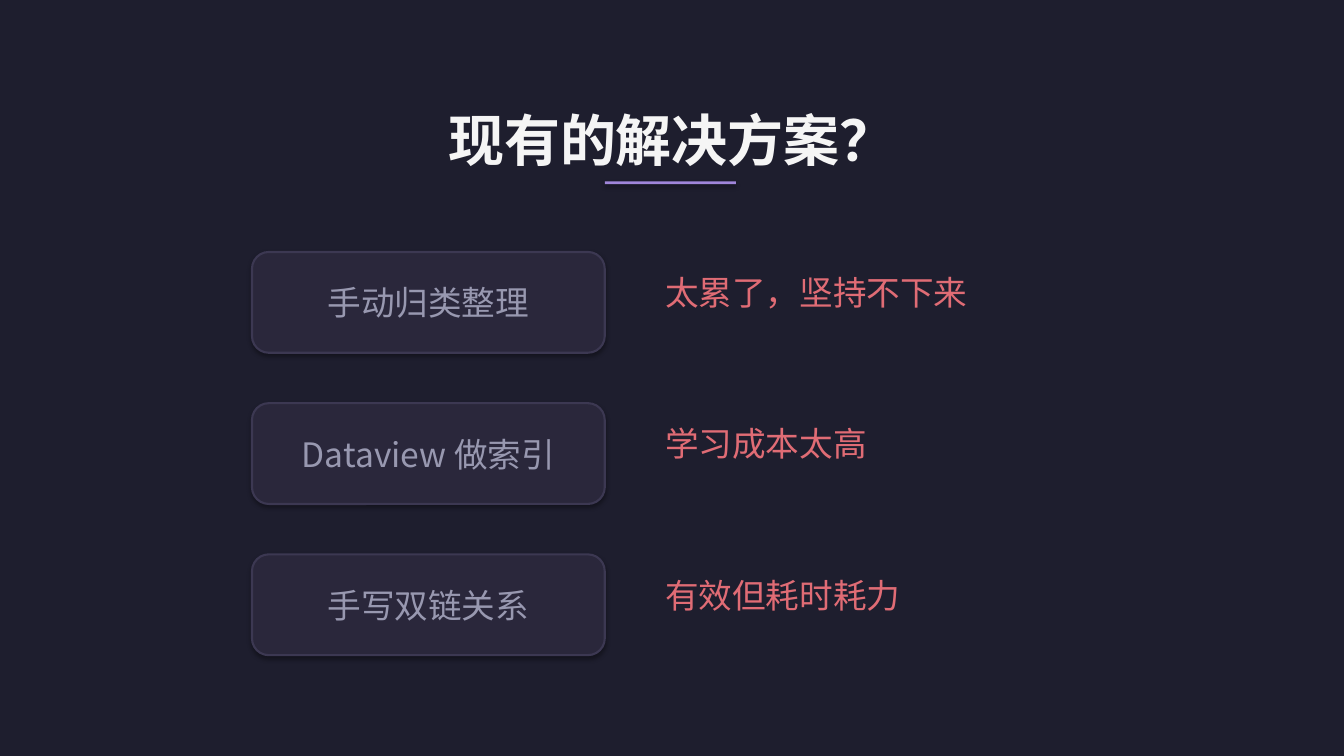
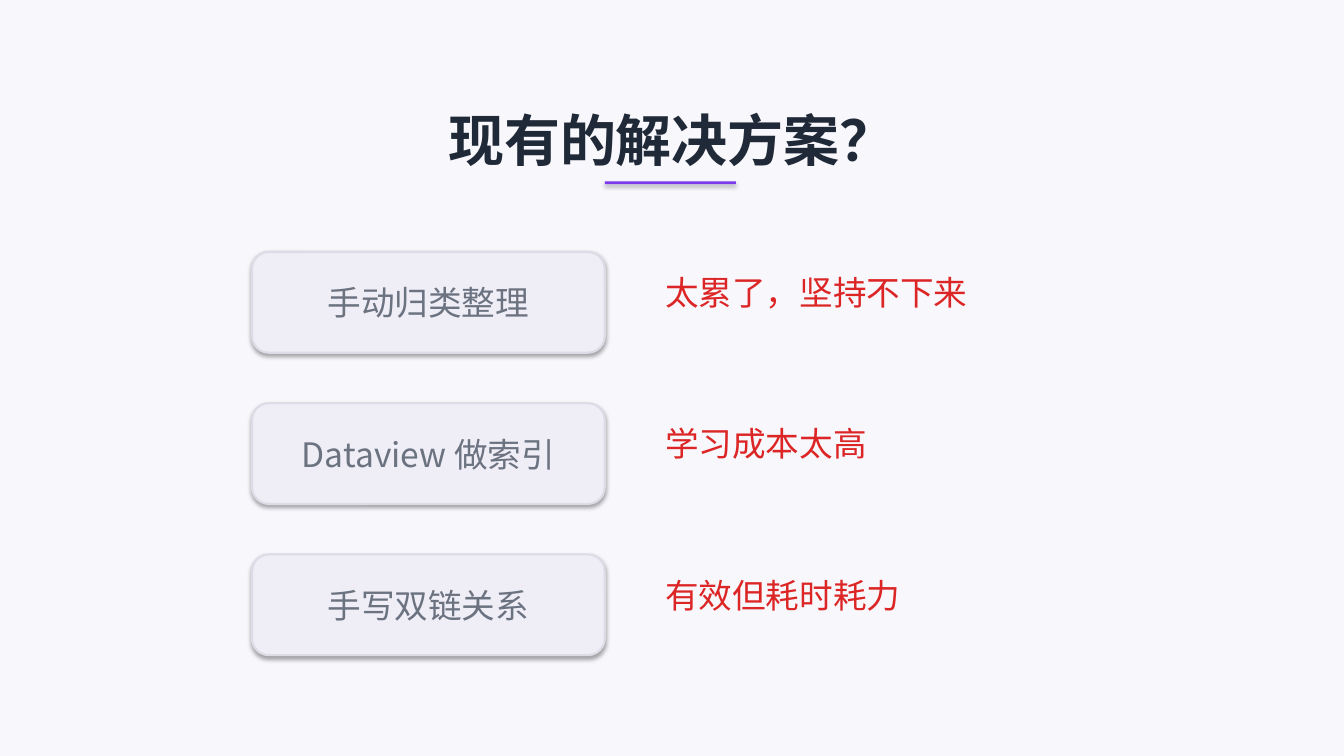
Before and after one commit to graceruowenwang/obsidian-second-brain, a slide deck: slide 4 of site/SecondBrain-Bilibili.pptx. Drawn at 1344x756 pixels with LibreOffice and Linux fonts; fonts in the diff are those of the drawing. Boxes give left, top, right and bottom in pixels: in the first picture for what was removed or moved away, otherwise in the second. Text is boxed around its words. In the diff, an @@ line names an element or a change of style, - is before the commit and + after.

```diff
--- a/site/SecondBrain-Bilibili.pptx
+++ b/site/SecondBrain-Bilibili.pptx
@@ background #1E1E2E to #F8F7FC @@
@@ text "现有的解决方案？" at (448, 113, 896, 166): text colour #F5F5F5 to #1F2937 @@
@@ rectangle at (605, 181, 736, 185): fill #A086DA to #7C3AED @@
@@ text colour #9898B0 to #6B7280; fill #2A273B to #EFEDF6; outline #3C3852 1.5 pt to #DDDBE5 1.5 pt in 3 elements at (252, 252, 605, 353), (252, 403, 605, 504), (252, 555, 605, 655) @@
@@ text colour #E06C75 to #DC2626 in 3 elements at (665, 276, 967, 309), (665, 427, 867, 459), (665, 579, 900, 611) @@
```
Also in this commit, not shown: 15 other slides changed, 2 slides added, 3 other files.
